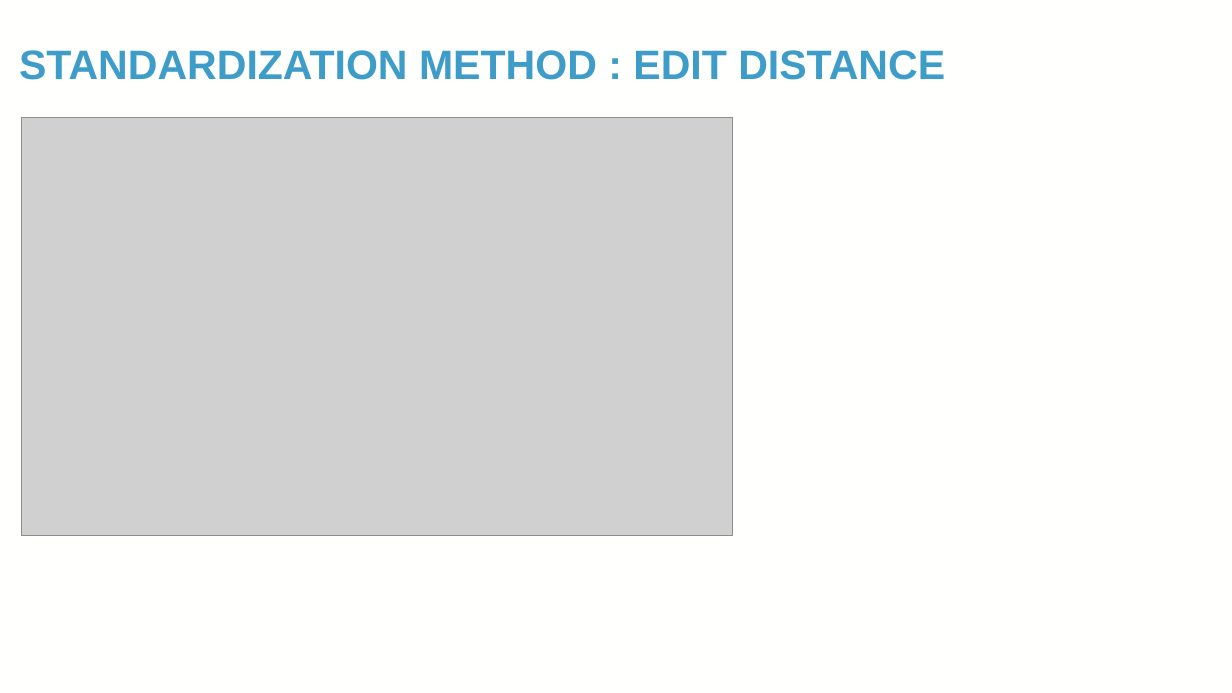
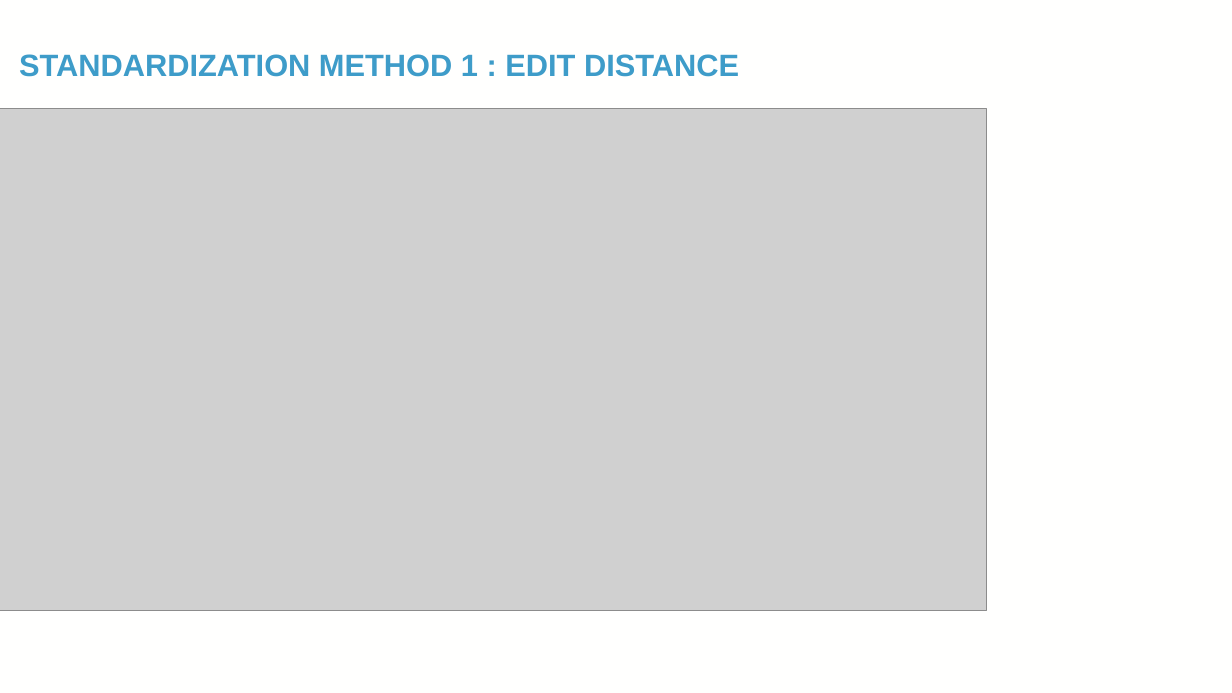
Before and after one commit to TaylorResearchLab/CANTOS, a slide deck: slide 16 of presentations/BIG_2024.pptx (slide 12 before the commit). Drawn at 1232x693 pixels with LibreOffice and Linux fonts; fonts in the diff are those of the drawing; grey boxes stand for pictures; background and template pictures are left out. Boxes give left, top, right and bottom in pixels: in the first picture for what was removed or moved away, otherwise in the second. Text is boxed around its words. In the diff, an @@ line names an element or a change of style, - is before the commit and + after.

Commit message:
adding method 2 pipeline

```diff
--- a/presentations/BIG_2024.pptx
+++ b/presentations/BIG_2024.pptx
@@ title at (x1=19, y1=54, x2=739, y2=77): text changed; size 32 to 24 pt @@
-STANDARDIZATION METHOD : EDIT DISTANCE
+STANDARDIZATION METHOD 1 : EDIT DISTANCE
@@ picture resized from (x1=22, y1=117, x2=733, y2=535) to (x1=0, y1=109, x2=986, y2=611) @@
```
Also in this commit, not shown: 3 other slides changed, 2 slides added, 2 other files.
